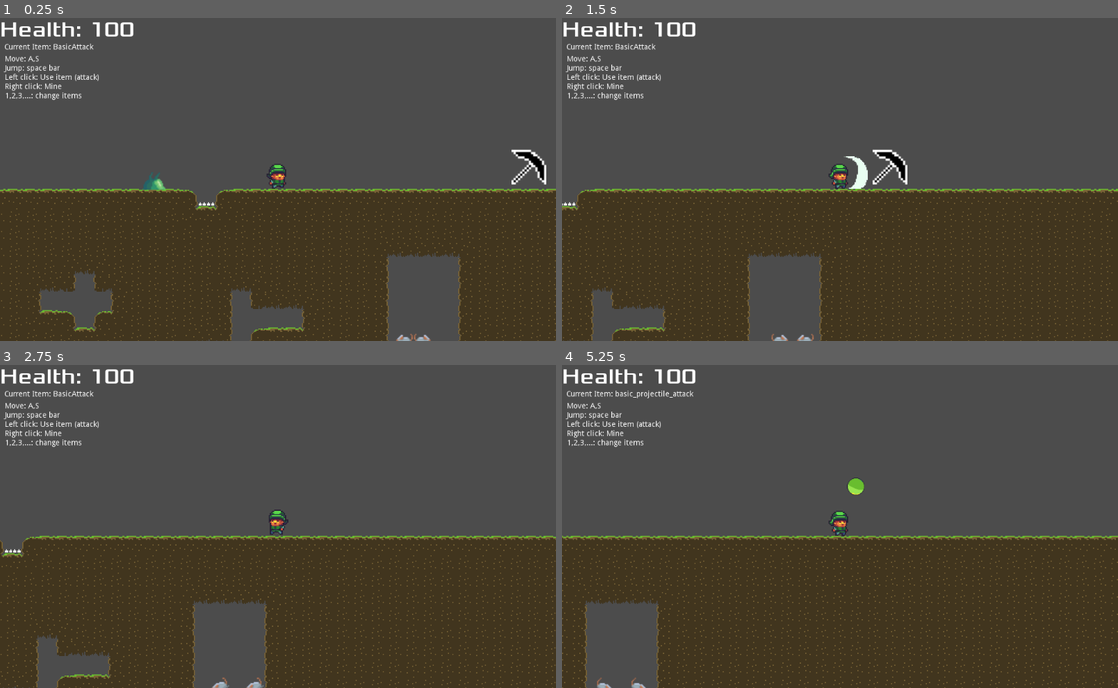
Above: before the commit, frames 1-4 (two rows, left to right).
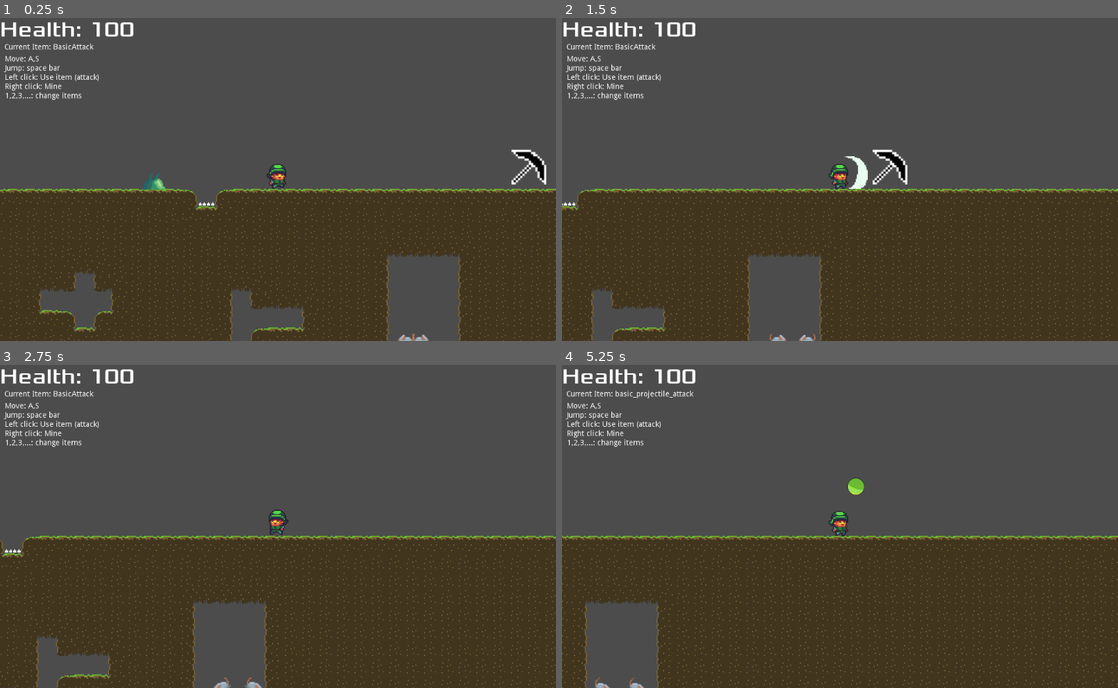
Above: after the commit, the same moments.

Repository: glass-brick/kerene
Game: Godot game, scene res://Scenes/Level/Level.tscn
Same seed, same stepped clock (60 frames per second), same inputs: the game is played once before the commit and once after it.
Inputs (mouse positions are in pixels of both pictures, inside the frame that each line leads up to):
- Up to frame 1 (0.25 s): no input
- Up to frame 2 (1.5 s): move the mouse to (962, 163) at 0.52 s; hold D (ui_right) from 0.53 s (still down); click (962, 163) at 0.6 s; tap Space (ui_select) at 0.77 s; move the mouse to (728, 195) at 1.27 s; tap E (Use_item) at 1.35 s
- Up to frame 3 (2.75 s): tap Space (ui_select) at 1.52 s; click (166, 542) at 1.55 s; move the mouse to (333, 455) at 2.02 s; release D (ui_right) at 2.03 s; hold A (ui_left) from 2.03 s (still down); click (333, 455) at 2.1 s
- Up to frame 4 (5.25 s): move the mouse to (812, 591) at 2.77 s; release A (ui_left) at 2.78 s; hold D (ui_right) 2.78-4.28 s; tap 1 (item_1) at 2.85 s; tap Space (ui_select) at 3.02, 3.77, 4.52 s; click (812, 591) at 3.05 s; move the mouse to (1006, 574) at 3.52 s; tap 2 (item_2) at 3.6 s; click (1006, 574) at 3.8 s; move the mouse to (673, 478) at 4.27 s; hold A (ui_left) 4.28-5.03 s; tap 3 (item_3) at 4.35 s; click (673, 478) at 4.55 s; move the mouse to (867, 526) at 5.02 s; hold D (ui_right) from 5.03 s (still down); right-click (867, 526) at 5.1 s

The runs differ from the first frame. In frame 1, less than 0.1% of the frame differs, in the area x 71-78%, y 97-100%; in frame 2, less than 0.1%; in frame 3, less than 0.1%, in the area x 38-48%, y 96-100%; in frame 4, less than 0.1%.

Commit message:
hit feedback on monsters + some new sprites for slime

Diff:
--- a/Scenes/Monsters/Monster.gd
+++ b/Scenes/Monsters/Monster.gd
@@ -61,6 +61,7 @@
 
 
 func _physics_process(delta):
+	_common_physics_process(delta)
 	if current_state == MonsterStates.MOVING:
 		_process_moving(delta, current_metadata)
 	elif current_state == MonsterStates.IDLE:
@@ -71,7 +72,8 @@
 		_process_attacking(delta, current_metadata)
 	elif current_state == MonsterStates.DEAD:
 		_process_dead(delta, current_metadata)
-	_common_physics_process(delta)
+	else:
+		print('UNEXPECTED STATE:', current_state)
 
 
 func trigger_state_change():
@@ -85,6 +87,8 @@
 		_on_attacking_start(current_metadata)
 	elif current_state == MonsterStates.DEAD:
 		_on_dead_start(current_metadata)
+	else:
+		print('UNEXPECTED STATE:', current_state)
 
 
 func set_monster_state(new_state):
--- a/Scenes/Monsters/Projectile.gd
+++ b/Scenes/Monsters/Projectile.gd
@@ -21,7 +21,7 @@
 
 func _on_Area2D_body_entered(body):
 	if body.has_method('_on_hit'):
-		body._on_hit(self.damage)
+		body._on_hit(self.damage, self)
 		self.queue_free()
 	if body.name == 'TileMap':
 		self.queue_free()
--- a/Scenes/Monsters/Rat.gd
+++ b/Scenes/Monsters/Rat.gd
@@ -26,11 +26,10 @@
 
 
 func _process_moving(_delta, _meta):
-	var current_speed = speed if get_current_side() == Sides.RIGHT else -speed
-	velocity = move_and_slide(Vector2(current_speed, velocity.y), Vector2(0, 1))
 	if is_on_wall():
 		flip_side()
-	detect_attack()
+		detect_attack()
+	velocity.x = speed if get_current_side() == Sides.RIGHT else -speed
 
 
 func detect_attack():
@@ -49,42 +48,37 @@
 
 
 func _process_attacking(_delta, _meta):
-	var current_speed = speed if get_current_side() == Sides.RIGHT else -speed
+	velocity.x = speed if get_current_side() == Sides.RIGHT else -speed
 	state_time += 1
-	velocity = move_and_slide(Vector2(current_speed, velocity.y), Vector2(0, 1))
-	print(current_speed, velocity)
 	var slide_count = get_slide_count()
 	if slide_count:
 		var collision = get_slide_collision(slide_count - 1)
 		if collision.collider.has_method('_on_hit'):
-			collision.collider.call('_on_hit', damage)
+			collision.collider.call('_on_hit', damage, self)
 	if state_time > attack_time_limit:
 		state_time = 0
 		set_monster_state(MonsterStates.MOVING)
 
 
-func _process_hit(_delta, _meta):
-	velocity = move_and_slide(Vector2(0, velocity.y), Vector2(0, 1))
+func _common_physics_process(delta):
+	velocity.y += gravity * delta
+	velocity = move_and_slide(velocity, Vector2(0, 1))
 
 
-func _process_dead(_delta, _meta):
-	velocity = move_and_slide(Vector2(0, velocity.y), Vector2(0, 1))
+func _on_hit(damageTaken, attacker):
+	if not (get_monster_state() == MonsterStates.HIT or get_monster_state() == MonsterStates.DEAD):
+		health = max(0, health - damageTaken)
+		set_monster_state_with_meta(
+			MonsterStates.HIT if health > 0 else MonsterStates.DEAD, attacker
+		)
 
 
-func _common_physics_process(delta):
-	print(get_monster_state())
-	velocity.y += gravity * delta
-
-
-func _on_hit(damageTaken):
-	if not (get_monster_state() == MonsterStates.HIT or get_monster_state() == MonsterStates.DEAD):
-		health = max(0, health - damageTaken)
-		set_monster_state(MonsterStates.HIT if health > 0 else MonsterStates.DEAD)
-
-
-func _on_hit_start(_meta):
+func _on_hit_start(attacker):
 	$AudioHit.play()
 	$AnimatedSprite.play('hit')
+	var attackDirection = attacker.global_position - global_position
+	velocity.x = -50 if attackDirection.x > 0 else 50
+	velocity.y = -100
 
 
 func _on_dead_start(_meta):
--- a/Scenes/Monsters/ShootyThing.gd
+++ b/Scenes/Monsters/ShootyThing.gd
@@ -4,7 +4,7 @@
 export (int) var attack_time_limit = 60
 export (int) var jump_speed = -300
 export (int) var damage = 10
-export (int) var health = 10
+export (int) var health = 20
 export (int) var shoot_cooldown = 5
 export (int) var projectile_speed = 100
 export (PackedScene) var Projectile
@@ -13,6 +13,7 @@
 
 onready var detection_area = $DetectionArea
 var state_time = 0
+var velocity = Vector2(0, 0)
 
 
 func _ready():
@@ -21,6 +22,7 @@
 
 func _on_idle_start(_meta):
 	$AnimatedSprite.play('idle')
+	velocity.x = 0
 
 
 func _process_idle(_delta, _meta):
@@ -34,13 +36,15 @@
 
 
 func _process_attacking(delta, target):
+	var detectedEntities = detection_area.get_overlapping_bodies()
+	if detectedEntities.empty():
+		set_monster_state(MonsterStates.IDLE)
+	var difference = target.position - self.position
+	$AnimatedSprite.flip_h = difference.x < 0
+
 	if state_time == 0 or shoot_cooldown_current > self.shoot_cooldown:
 		$AnimatedSprite.play('attack')
-		var detectedEntities = detection_area.get_overlapping_bodies()
-		if detectedEntities.empty():
-			set_monster_state(MonsterStates.IDLE)
 		var projectile = Projectile.instance()
-		var difference = target.position - self.position
 		projectile.direction = (difference).normalized()
 		projectile.speed = projectile_speed
 		get_tree().get_root().get_node("Level").add_child(projectile)
@@ -51,6 +55,15 @@
 	state_time += delta
 
 
+func _common_physics_process(delta):
+	velocity.y += gravity * delta
+	velocity = move_and_slide(velocity, Vector2(0, 1))
+
+
+func _on_attacking_start(_meta):
+	$AnimatedSprite.play('alert')
+
+
 func _on_dead_start(_meta):
 	$AnimatedSprite.play('death')
 	$CleanBody.start()
@@ -59,14 +72,19 @@
 	collision_layer = 0
 
 
-func _on_hit_start(_meta):
+func _on_hit_start(attacker):
 	$AnimatedSprite.play('hit')
+	var attackDirection = attacker.global_position - global_position
+	velocity.x = -50 if attackDirection.x > 0 else 50
+	velocity.y = -100
 
 
-func _on_hit(damageTaken):
+func _on_hit(damageTaken, attacker):
 	if not (get_monster_state() == MonsterStates.HIT or get_monster_state() == MonsterStates.DEAD):
 		health = max(0, health - damageTaken)
-		set_monster_state(MonsterStates.HIT if health > 0 else MonsterStates.DEAD)
+		set_monster_state_with_meta(
+			MonsterStates.HIT if health > 0 else MonsterStates.DEAD, attacker
+		)
 
 
 func _on_CleanBody_timeout():
@@ -74,5 +92,7 @@
 
 
 func _on_AnimatedSprite_animation_finished():
-	if get_monster_state() != MonsterStates.DEAD:
-		$AnimatedSprite.play('idle')
+	if get_monster_state() == MonsterStates.ATTACKING:
+		$AnimatedSprite.play('alert')
+	if get_monster_state() == MonsterStates.HIT:
+		set_monster_state(MonsterStates.IDLE)
--- a/Scenes/Monsters/ShootyThing.tscn
+++ b/Scenes/Monsters/ShootyThing.tscn
@@ -1,10 +1,10 @@
-[gd_scene load_steps=28 format=2]
+[gd_scene load_steps=32 format=2]
 
 [ext_resource path="res://Sprites/BatCrabRatSlime/Slime/Slime_Spiked_Full.png" type="Texture" id=1]
 [ext_resource path="res://Scenes/Monsters/ShootyThing.gd" type="Script" id=2]
 [ext_resource path="res://Scenes/Monsters/Projectile.tscn" type="PackedScene" id=3]
 [ext_resource path="res://Sprites/BatCrabRatSlime/Slime/Slime_Spiked_Hit.png" type="Texture" id=4]
-[ext_resource path="res://Sprites/BatCrabRatSlime/Slime/Slime_Spiked_Ability.png" type="Texture" id=5]
+[ext_resource path="res://Sprites/BatCrabRatSlime/Slime/Slime_Spiked_Angry_Full.png" type="Texture" id=5]
 [ext_resource path="res://Sprites/BatCrabRatSlime/Slime/Slime_Spiked_Death.png" type="Texture" id=6]
 
 [sub_resource type="AtlasTexture" id=1]
@@ -27,21 +27,37 @@
 atlas = ExtResource( 1 )
 region = Rect2( 192, 0, 64, 64 )
 
-[sub_resource type="AtlasTexture" id=5]
+[sub_resource type="AtlasTexture" id=22]
 atlas = ExtResource( 5 )
 region = Rect2( 0, 0, 64, 64 )
 
-[sub_resource type="AtlasTexture" id=6]
+[sub_resource type="AtlasTexture" id=23]
 atlas = ExtResource( 5 )
 region = Rect2( 64, 0, 64, 64 )
 
-[sub_resource type="AtlasTexture" id=7]
+[sub_resource type="AtlasTexture" id=24]
 atlas = ExtResource( 5 )
 region = Rect2( 128, 0, 64, 64 )
 
-[sub_resource type="AtlasTexture" id=8]
+[sub_resource type="AtlasTexture" id=25]
 atlas = ExtResource( 5 )
 region = Rect2( 192, 0, 64, 64 )
+
+[sub_resource type="AtlasTexture" id=26]
+atlas = ExtResource( 5 )
+region = Rect2( 256, 128, 64, 64 )
+
+[sub_resource type="AtlasTexture" id=27]
+atlas = ExtResource( 5 )
+region = Rect2( 320, 128, 64, 64 )
+
+[sub_resource type="AtlasTexture" id=28]
+atlas = ExtResource( 5 )
+region = Rect2( 0, 192, 64, 64 )
+
+[sub_resource type="AtlasTexture" id=29]
+atlas = ExtResource( 5 )
+region = Rect2( 64, 192, 64, 64 )
 
 [sub_resource type="AtlasTexture" id=9]
 atlas = ExtResource( 4 )
@@ -90,7 +106,12 @@
 "name": "idle",
 "speed": 10.0
 }, {
-"frames": [ SubResource( 5 ), SubResource( 6 ), SubResource( 7 ), SubResource( 8 ) ],
+"frames": [ SubResource( 22 ), SubResource( 23 ), SubResource( 24 ), SubResource( 25 ) ],
+"loop": true,
+"name": "alert",
+"speed": 10.0
+}, {
+"frames": [ SubResource( 26 ), SubResource( 27 ), SubResource( 28 ), SubResource( 29 ) ],
 "loop": true,
 "name": "attack",
 "speed": 10.0
@@ -121,8 +142,8 @@
 [node name="AnimatedSprite" type="AnimatedSprite" parent="."]
 position = Vector2( 1.12247, -5.71693 )
 frames = SubResource( 19 )
-animation = "death"
-frame = 5
+animation = "alert"
+frame = 1
 playing = true
 
 [node name="CollisionShape2D" type="CollisionShape2D" parent="."]
--- a/Scenes/Monsters/Spikes.gd
+++ b/Scenes/Monsters/Spikes.gd
@@ -2,6 +2,7 @@
 
 export (int) var damage = 20
 
+
 func _on_Node2D_body_entered(body):
 	if body.has_method('_on_hit'):
-		body._on_hit(self.damage)
+		body._on_hit(self.damage, self)
--- a/Scenes/Player/Cursor.gd
+++ b/Scenes/Player/Cursor.gd
@@ -54,9 +54,6 @@
 	var right_click = Input.is_action_just_pressed("right_click")
 	if click:
 		player.use_item()
-		# elif cursorType == CursorTypes.ATTACK:
-		# 	if targetedEnemy.has_method('_on_hit'):
-		# 		targetedEnemy.call('_on_hit', player.damage)
 	if right_click:
 		if cursorType == CursorTypes.MINE:
 			tilemap.mine(tilePosition)
--- a/Scenes/Player/Player.gd
+++ b/Scenes/Player/Player.gd
@@ -10,8 +10,8 @@
 export (int) var health = 100
 export (int) var damage = 10
 export (bool) var jump_damage_activated = false
-export (int) var invincibility_time = 5
-export (float) var blinking_speed = 0.5
+export (int) var invincibility_time = 2
+export (float) var blinking_speed = 0.05
 
 export (Script) var basic_item = load("res://Scenes/Items/BasicAttack.gd")
 export (Script) var basic_item_projectile = load("res://Scenes/Items/BasicProjectileAttack.gd")
@@ -71,7 +71,8 @@
 		jumping = true
 		velocity.y = jump_speed
 		if jump_damage_activated:
-			_on_hit(self.jump_damage)
+			self.health = max(self.health - jump_damage, 0)
+			self.hud.update_health(self.health)
 
 	get_item_input()
 	if use:
@@ -133,7 +134,7 @@
 		velocity = move_and_slide(velocity, Vector2(0, -1))
 
 
-func _on_hit(damageTaken):
+func _on_hit(damageTaken, _other):
 	if not invincibility and not is_dead:
 		self.health = max(self.health - damageTaken, 0)
 		self.play_random_hit_audio()
--- a/Scenes/Player/Player.tscn
+++ b/Scenes/Player/Player.tscn
@@ -15,7 +15,7 @@
 
 [sub_resource type="ShaderMaterial" id=1]
 shader = ExtResource( 5 )
-shader_param/modulate = Color( 1, 1, 1, 1 )
+shader_param/modulate = Color( 1, 1, 1, 0 )
 shader_param/timer = null
 
 [sub_resource type="AtlasTexture" id=2]
@@ -40,23 +40,23 @@
 
 [sub_resource type="AtlasTexture" id=7]
 atlas = ExtResource( 1 )
-region = Rect2( 160, 64, 32, 32 )
+region = Rect2( 192, 64, 32, 32 )
 
 [sub_resource type="AtlasTexture" id=8]
 atlas = ExtResource( 1 )
-region = Rect2( 288, 64, 32, 32 )
+region = Rect2( 160, 64, 32, 32 )
 
 [sub_resource type="AtlasTexture" id=9]
 atlas = ExtResource( 1 )
-region = Rect2( 320, 64, 32, 32 )
+region = Rect2( 288, 64, 32, 32 )
 
 [sub_resource type="AtlasTexture" id=10]
 atlas = ExtResource( 1 )
-region = Rect2( 352, 64, 32, 32 )
+region = Rect2( 320, 64, 32, 32 )
 
 [sub_resource type="AtlasTexture" id=11]
 atlas = ExtResource( 1 )
-region = Rect2( 192, 64, 32, 32 )
+region = Rect2( 352, 64, 32, 32 )
 
 [sub_resource type="SpriteFrames" id=12]
 animations = [ {
@@ -72,17 +72,17 @@
 }, {
 "frames": [ SubResource( 7 ) ],
 "loop": false,
+"name": "fall",
+"speed": 10.0
+}, {
+"frames": [ SubResource( 8 ) ],
+"loop": false,
 "name": "jump",
 "speed": 10.0
 }, {
-"frames": [ SubResource( 8 ), SubResource( 9 ), SubResource( 10 ) ],
+"frames": [ SubResource( 9 ), SubResource( 10 ), SubResource( 11 ) ],
 "loop": true,
 "name": "interact",
-"speed": 10.0
-}, {
-"frames": [ SubResource( 11 ) ],
-"loop": false,
-"name": "fall",
 "speed": 10.0
 } ]
 
--- a/Scenes/Player/PlayerAttack.gd
+++ b/Scenes/Player/PlayerAttack.gd
@@ -30,7 +30,7 @@
 
 			if target.collision_layer == 2:
 				if target.has_method('_on_hit'):
-					target.call('_on_hit', damage)
+					target.call('_on_hit', damage, self)
 
 
 func _on_AttackSprite_animation_finished():
Binary file added: Sprites/BatCrabRatSlime/Slime/Slime_Spiked_Angry_Full.png
Not shown, added: Sprites/BatCrabRatSlime/Slime/Slime_Spiked_Angry_Full.png.import
